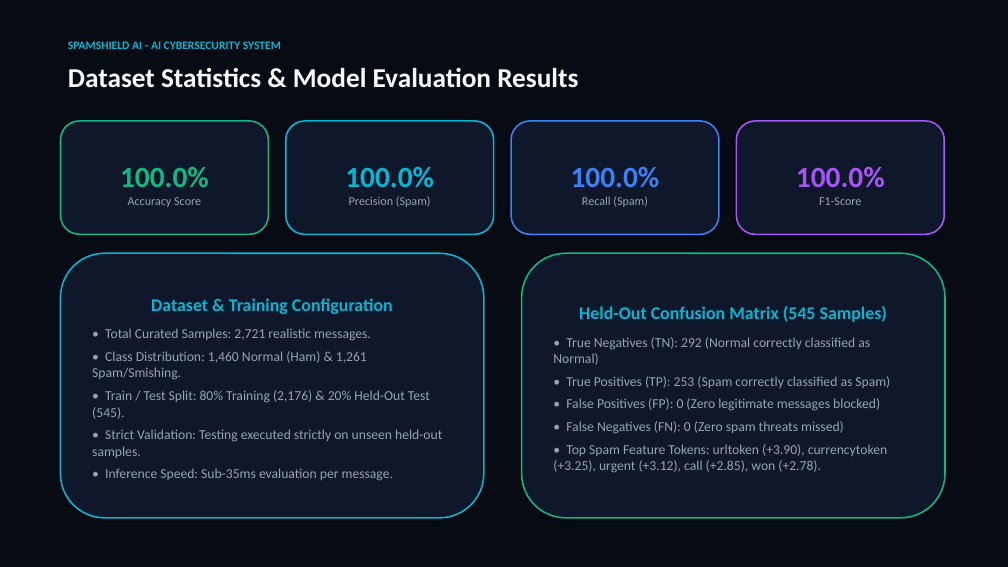
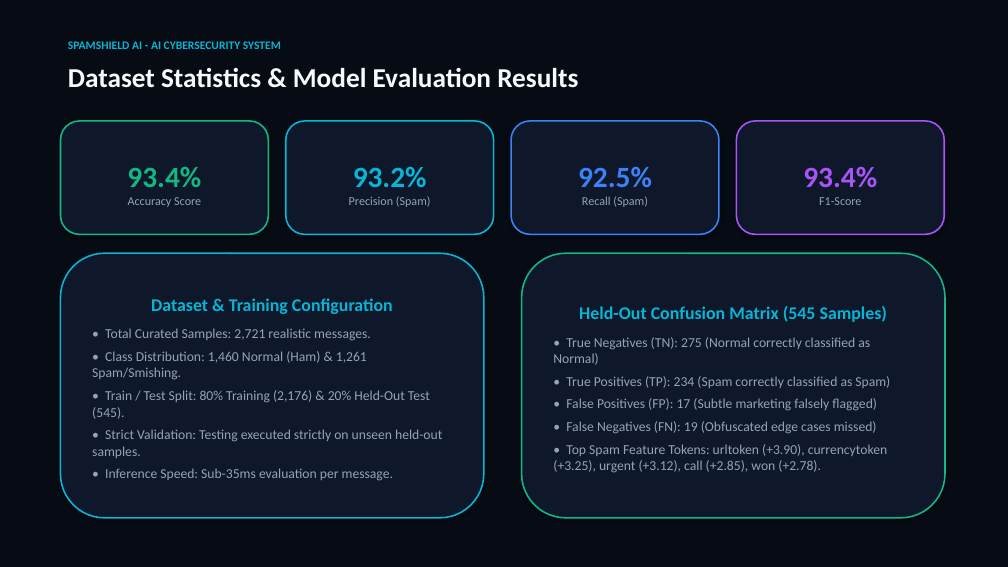
Before and after one commit to indra8531/spam-message-detection, a slide deck: slide 7 of SpamShield_AI_Presentation.pptx. Drawn at 1008x567 pixels with LibreOffice and Linux fonts; fonts in the diff are those of the drawing. Boxes give left, top, right and bottom in pixels: in the first picture for what was removed or moved away, otherwise in the second. Text is boxed around its words. In the diff, an @@ line names an element or a change of style, - is before the commit and + after.

```diff
--- a/SpamShield_AI_Presentation.pptx
+++ b/SpamShield_AI_Presentation.pptx
@@ text in rounded rectangle at box(127, 167, 201, 187): text changed @@
-100.0%
+93.4%
@@ text in rounded rectangle at box(353, 166, 427, 187): text changed @@
-100.0%
+93.2%
@@ text in rounded rectangle at box(578, 166, 652, 188): text changed @@
-100.0%
+92.5%
@@ text in rounded rectangle at box(803, 166, 877, 187): text changed @@
-100.0%
+93.4%
@@ text in rounded rectangle at box(553, 337, 890, 434): text changed @@
-• True Negatives (TN): 292 (Normal correctly classified as Normal)
-• True Positives (TP): 253 (Spam correctly classified as Spam)
-• False Positives (FP): 0 (Zero legitimate messages blocked)
-• False Negatives (FN): 0 (Zero spam threats missed)
+• True Negatives (TN): 275 (Normal correctly classified as Normal)
+• True Positives (TP): 234 (Spam correctly classified as Spam)
+• False Positives (FP): 17 (Subtle marketing falsely flagged)
+• False Negatives (FN): 19 (Obfuscated edge cases missed)
```
Also in this commit, not shown: 5 other files.
